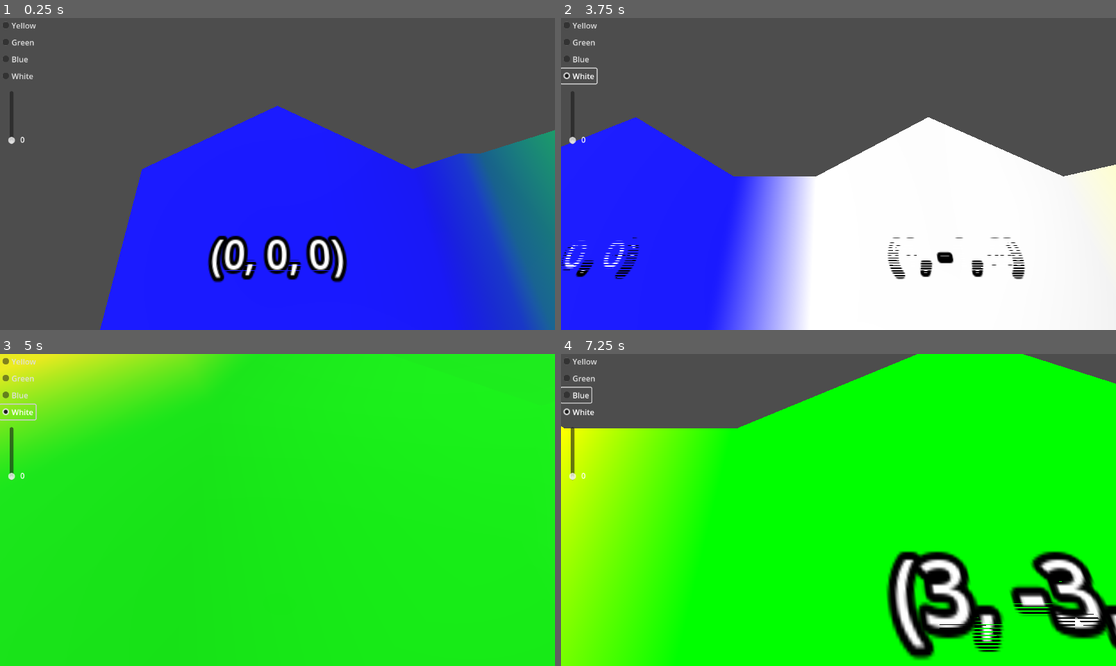
Above: before the commit, frames 1-4 (two rows, left to right).
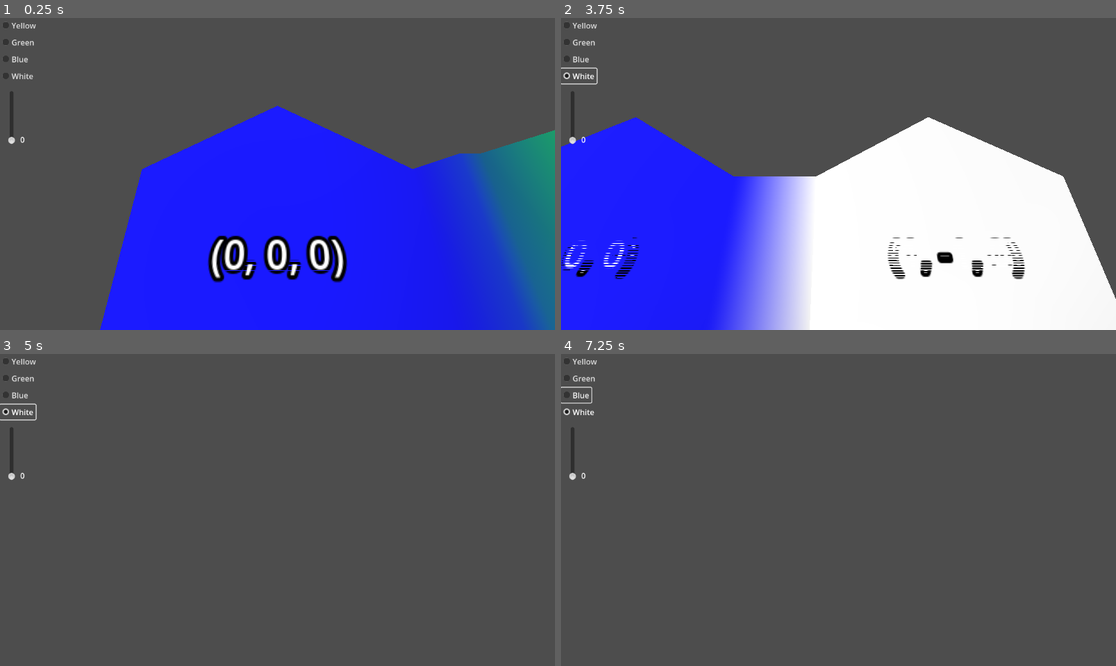
Above: after the commit, the same moments.

Repository: davepruitt/hex_map_godot
Game: Godot game, scene res://main.tscn
The game is run twice, just before and just after one commit, with the same random seed, the same clock (stepped at 60 frames per second) and the same inputs.
Inputs (mouse positions are in pixels of both pictures, inside the frame that each line leads up to):
- Up to frame 1 (0.25 s): no input
- Up to frame 2 (3.75 s): click "Yellow" at 0.5 s; click "Green" at 1.25 s; click "Blue" at 2 s; click "White" at 2.75 s; tap Enter at 3.5 s; move the mouse to (960, 158) at 3.52 s; hold Right (ui_right) from 3.53 s (still down); tap Z at 3.6 s; click (960, 158) at 3.67 s
- Up to frame 3 (5 s): move the mouse to (166, 525) at 4.27 s; release Right (ui_right) at 4.28 s; hold Down (ui_down) from 4.28 s (still down); tap X at 4.35 s
- Up to frame 4 (7.25 s): move the mouse to (894, 441) at 5.02 s; release Down (ui_down) at 5.03 s; hold Right (ui_right) 5.03-5.78 s; tap P at 5.1 s; move the mouse to (810, 572) at 5.77 s; hold Up (ui_up) 5.78-6.53 s; tap Z at 5.85 s; click (810, 572) at 5.92 s; move the mouse to (1005, 556) at 6.52 s; hold Left (ui_left) from 6.53 s (still down); tap X at 6.6 s

The runs differ from the first frame. In frame 2, 2.1% of the frame differs, in the area x 90-100%, y 46-90%; in frame 3, 100%, in the area x 0-100%, y 0-100%; in frame 4, 87%.

Commit message:
Cleaned up the if-else statement in the triangulate_corners code, as done in section 5.5 of tutorial 3. All the code for tutorial 3 has been implemented, but I still need to work out the minor bugs.

Diff:
--- a/hex_project_godot/hex_cell.gd
+++ b/hex_project_godot/hex_cell.gd
@@ -231,31 +231,22 @@
 	if left_edge_type == Enums.HexEdgeType.Slope:
 		if right_edge_type == Enums.HexEdgeType.Slope:
 			_triangulate_corner_terraces(st, bottom, bottom_cell, left, left_cell, right, right_cell)
-			return
-
-		if right_edge_type == Enums.HexEdgeType.Flat:
+		elif right_edge_type == Enums.HexEdgeType.Flat:
 			_triangulate_corner_terraces(st, left, left_cell, right, right_cell, bottom, bottom_cell)
-			return
-
-		_triangulate_corner_terrace_cliff(st, bottom, bottom_cell, left, left_cell, right, right_cell)
-		return
-
-	if right_edge_type == Enums.HexEdgeType.Slope:
+		else:
+			_triangulate_corner_terrace_cliff(st, bottom, bottom_cell, left, left_cell, right, right_cell)
+	elif right_edge_type == Enums.HexEdgeType.Slope:
 		if left_edge_type == Enums.HexEdgeType.Flat:
 			_triangulate_corner_terraces(st, right, right_cell, bottom, bottom_cell, left, left_cell)
-			return
-
-		_triangulate_corner_cliff_terrace(st, bottom, bottom_cell, left, left_cell, right, right_cell)
-		return
-
-	if left_cell.get_edge_type_from_other_cell(right_cell) == Enums.HexEdgeType.Slope:
+		else:
+			_triangulate_corner_cliff_terrace(st, bottom, bottom_cell, left, left_cell, right, right_cell)
+	elif left_cell.get_edge_type_from_other_cell(right_cell) == Enums.HexEdgeType.Slope:
 		if left_cell.elevation < right_cell.elevation:
 			_triangulate_corner_cliff_terrace(st, right, right_cell, bottom, bottom_cell, left, left_cell)
 		else:
 			_triangulate_corner_terrace_cliff(st, left, left_cell, right, right_cell, bottom, bottom_cell)
-		return
-
-	_add_triangle(st, bottom, right, left, bottom_cell.hex_color, right_cell.hex_color, left_cell.hex_color)
+	else:
+		_add_triangle(st, bottom, right, left, bottom_cell.hex_color, right_cell.hex_color, left_cell.hex_color)
 
 func _triangulate_corner_terraces (st: SurfaceTool,
 	begin: Vector3, begin_cell: HexCell,
--- a/hex_project_godot/hex_grid.tscn
+++ b/hex_project_godot/hex_grid.tscn
@@ -5,7 +5,7 @@
 
 [node name="HexGrid" type="Node3D"]
 script = ExtResource("1_byfya")
-width = 5
-height = 5
+width = 2
+height = 2
 hex_cell_prefab = ExtResource("2_ud45i")
 default_hex_color = Color(1, 1, 1, 1)
